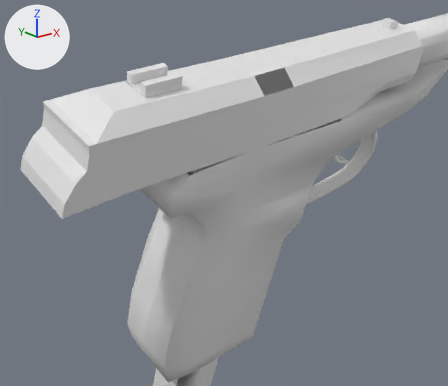
One commit to the OBJ model Vertex_Animation_Compiler/Assets/Makarov_Pistol_Reload135.obj: the scene before it, then after it.
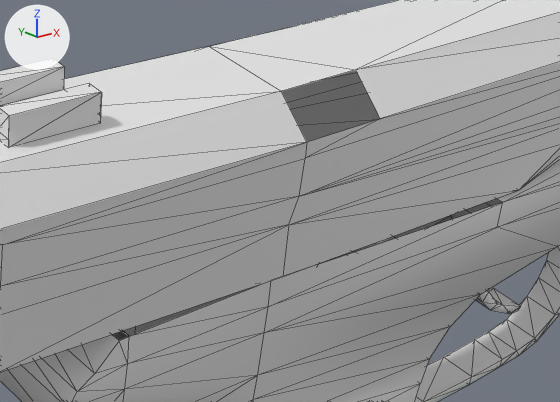
Each version appears first from a camera (50 mm lens) standing at (0.2226, -0.2732, -0.0237) and looking at (0.3387, -0.128, -0.0818), and next in a close-up on the part from 32% to 82% of the width and 10% to 52% of the height. Every picture has the same lights, and +X, +Y and +Z are marked at upper left. The close-ups show mesh edges as thin lines. Where no turn or scale is listed for an object, it has been applied to the vertices.

Objects in the first close-up: 'Rest_of_the_gun_Sphere', 'Top_Slider_Sphere.001'.
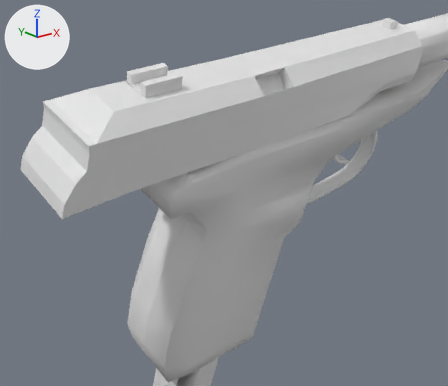
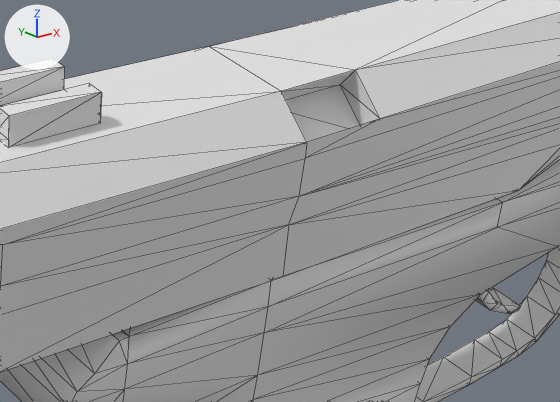
Pixel boxes [x1, y1, x2, y2] of what changed, in the close-ups (560 x 402 px):
part 1 of me_rest_of_the_gun_sphere, added: after [112, 199, 502, 341]
part 2 of me_top_slider_sphere_001, added: after [281, 70, 380, 142]

The change, as a list of edits to the scene's bpy script:
```text
Change me_rest_of_the_gun_sphere:
    where me_rest_of_the_gun_sphere.from_pydata(...)  # 272 vertices, 519 faces; spans x 0.3147..0.4604, y -0.1382..-0.0827, z -0.1583..-0.0284
    used by ob_rest_of_the_gun_sphere; location = (0.0, 0.0, 0.0)
    verts and faces of me_rest_of_the_gun_sphere; kept vertices keep their numbers, new ones are numbered from 272
    before: 164 (0.3826, -0.1125, -0.055), 166 (0.3207, -0.135, -0.0714) at pixel (119, 340), 175 (0.3221, -0.1351, -0.0711) at pixel (129, 336), 178 (0.3831, -0.1365, -0.0627) at pixel (502, 202), 179 (0.3427, -0.1358, -0.0675) at pixel (271, 280)
    before: 180 (0.3216, -0.1111, -0.0634), 181 (0.3422, -0.1118, -0.0598), 183 (0.3203, -0.111, -0.0637) at pixel (0, 239)
    me_rest_of_the_gun_sphere part 1
    add faces += [(164, 181, 179), (175, 179, 181), (166, 175, 183), (164, 179, 178), (175, 181, 180), (175, 180, 183)]
Change me_top_slider_sphere_001:
    used by ob_top_slider_sphere_001; location = (0.0, 0.0, 0.0)
    remove me_top_slider_sphere_001.from_pydata(...)  # 127 vertices, 227 faces; spans x 0.2817..0.4197, y -0.1419..-0.1103, z -0.076..-0.0302
    add me_top_slider_sphere_001.from_pydata(...)  # 131 vertices, 237 faces; spans x 0.2817..0.4197, y -0.1419..-0.1103, z -0.076..-0.0302
    me_top_slider_sphere_001 part 2
    4 vertices are added at (0.3549, -0.1384, -0.0507), (0.3433, -0.1383, -0.0524), (0.3543, -0.1347, -0.0453), (0.3426, -0.1345, -0.0469)
    10 new faces join them
```
